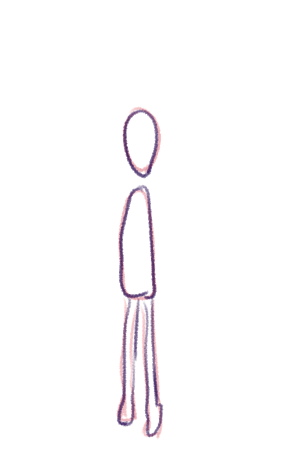
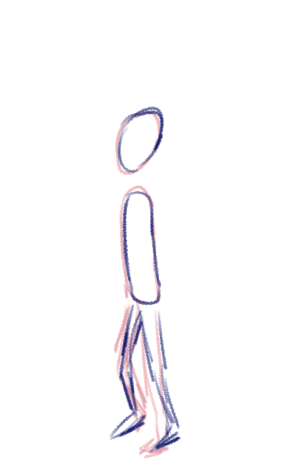
The second 288px x 476px image is a revision of the first. Changes to its layers:
showed "seite_anim" over (x1=109, y1=106, x2=181, y2=448)
